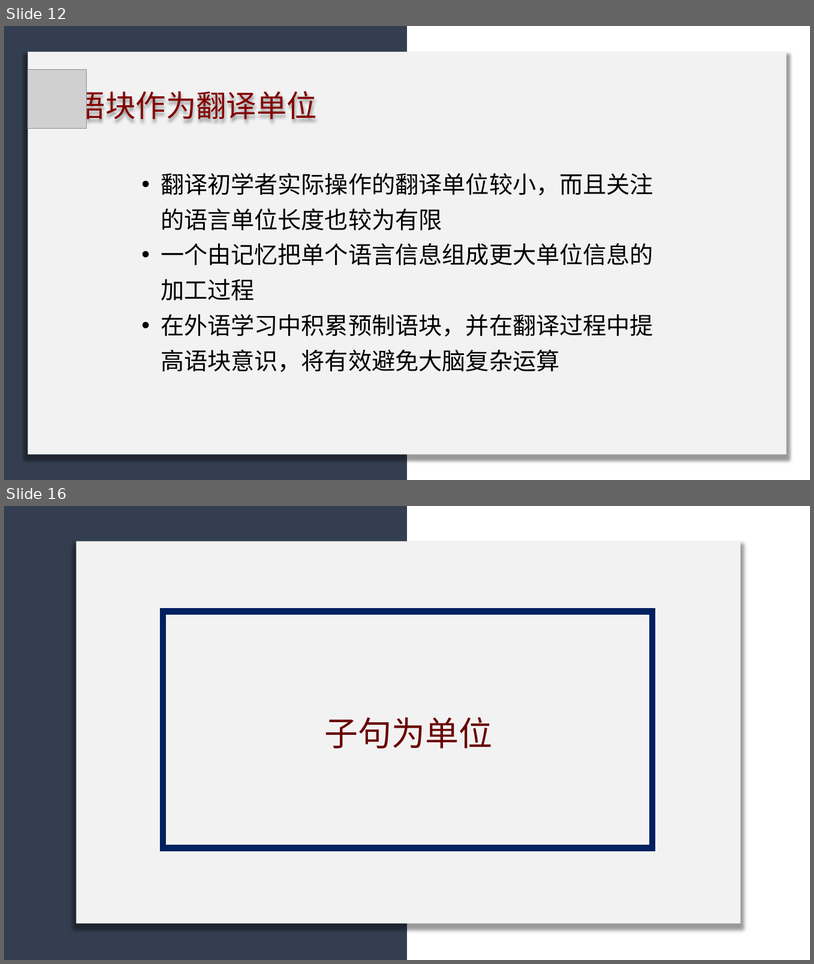
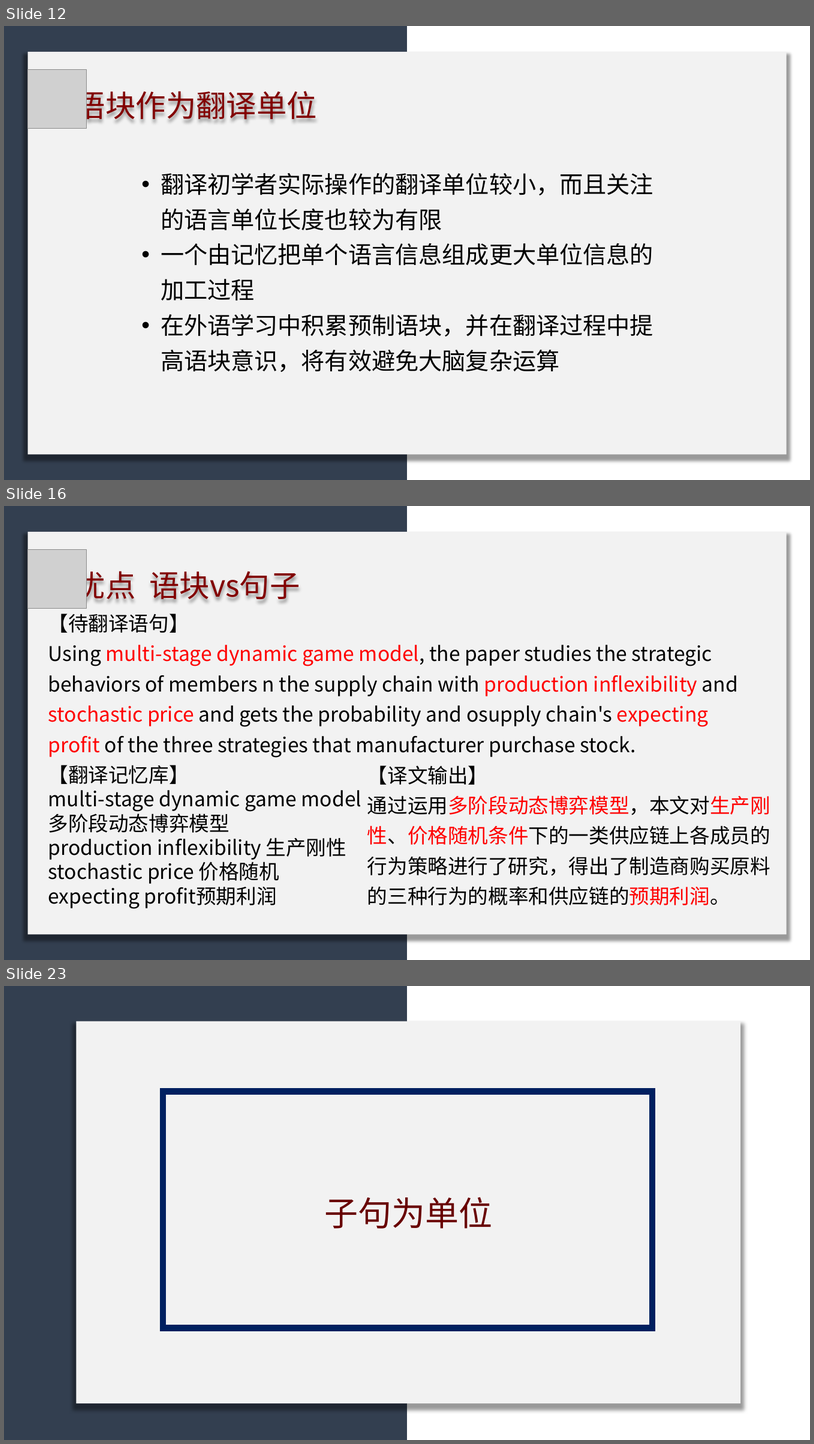
Before and after one commit to licheng0573/RosettaStone, a slide deck: 二组展示_10_24.pptx. Shown one above the other, each under a label of ours: slides 12 and 16 before the commit, slides 12, 16 and 23 after it; the slides between them are not shown. The pictures are 814x964 and 814x1444 pixels, drawn with LibreOffice and Linux fonts; fonts in the diff are those of the drawing; grey boxes stand for pictures. Boxes give left, top, right and bottom in pixels: in the first picture for what was removed or moved away, otherwise in the second. Text is boxed around its words. In the diff, an @@ line names an element or a change of style, - is before the commit and + after.

```diff
--- a/二组展示_10_24.pptx
+++ b/二组展示_10_24.pptx
@@ slide 16 added at (x1=4, y1=506, x2=810, y2=960), background #FFFFFF @@
@@ rectangle added at (x1=4, y1=506, x2=408, y2=960), fill #333F50 @@
@@ rectangle added at (x1=27, y1=532, x2=787, y2=934), fill #F2F2F2 @@
@@ picture added at (x1=27, y1=550, x2=86, y2=608) @@
@@ text added at (x1=75, y1=566, x2=300, y2=604), 36 pt, text #820000 @@
+优点 语块vs句子
@@ text added at (x1=48, y1=613, x2=738, y2=909), 24 pt, text #000000 @@
+【待翻译语句】
+Using multi-stage dynamic game model, the paper studies the strategic behaviors of members n the supply chain with production inflexibility and stochastic price and gets the probability and osupply chain's expecting profit of the three strategies that manufacturer purchase stock.
+【翻译记忆库】
+multi-stage dynamic game model
+多阶段动态博弈模型
+production inflexibility 生产刚性
+stochastic price 价格随机
+expecting profit预期利润
@@ text added at (x1=368, y1=765, x2=771, y2=905), 24 pt, text #000000 @@
+【译文输出】
+通过运用多阶段动态博弈模型，本文对生产刚性、价格随机条件下的一类供应链上各成员的行为策略进行了研究，得出了制造商购买原料的三种行为的概率和供应链的预期利润。
@@ what was slide 16 is now slide 23 @@
```
Also in this commit, not shown: 5 slides changed, 9 other slides added, 5 slides removed.
